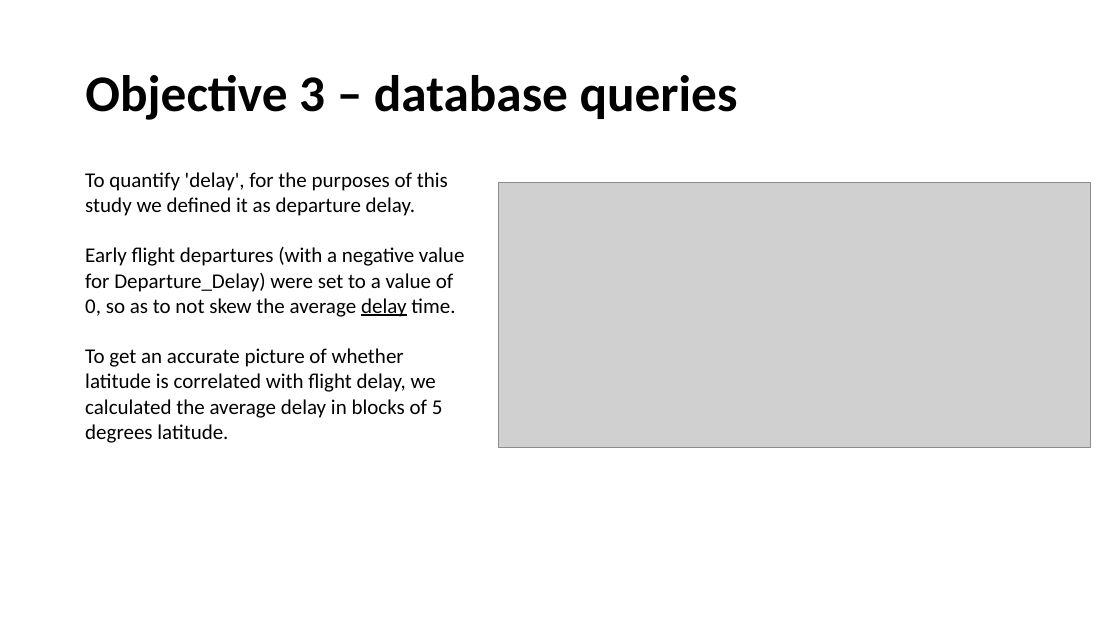
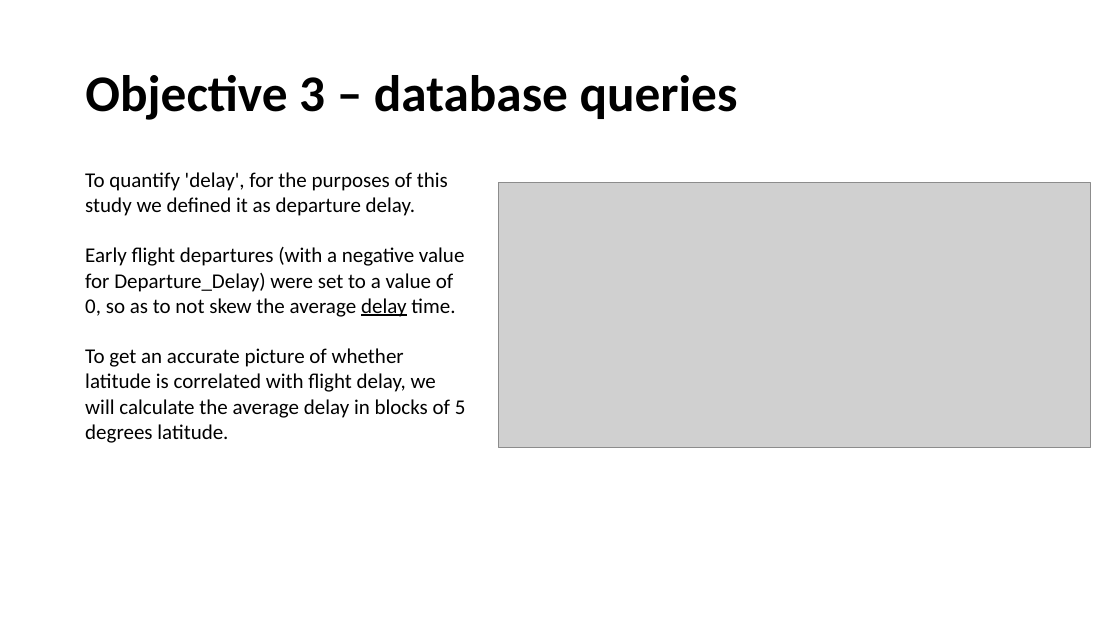
Before and after one commit to Rennacker54/Databases_Group-U, a slide deck: slide 4 of DBProject_Group U.pptx. Drawn at 1120x630 pixels with LibreOffice and Linux fonts; fonts in the diff are those of the drawing; grey boxes stand for pictures. Boxes give left, top, right and bottom in pixels: in the first picture for what was removed or moved away, otherwise in the second. Text is boxed around its words. In the diff, an @@ line names an element or a change of style, - is before the commit and + after.

```diff
--- a/DBProject_Group U.pptx
+++ b/DBProject_Group U.pptx
@@ text at <box>85,348,466,443</box>: text changed @@
-To get an accurate picture of whether latitude is correlated with flight delay, we calculated the average delay in blocks of 5 degrees latitude.
+To get an accurate picture of whether latitude is correlated with flight delay, we will calculate the average delay in blocks of 5 degrees latitude.
```
Also in this commit, not shown: 4 other slides changed, 1 slide removed, 2 other files.
